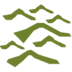
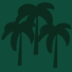
The second 72px x 72px image is a revision of the first. Changes to its layers:
added layer "jungle #2" above "hautes herbes #2" over [1, 1, 72, 69]
showed "jungle", moved it above "recifs #1" over [0, 0, 72, 72]
hid "collines vertes #1" over [0, 4, 72, 68]
